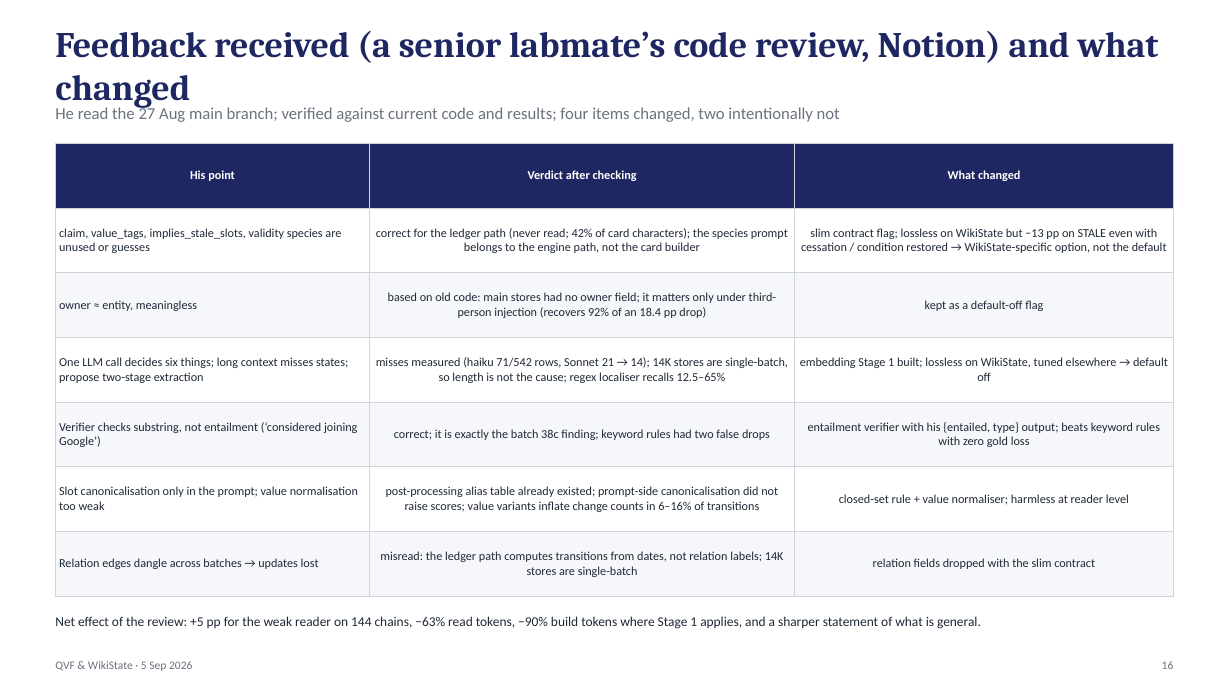
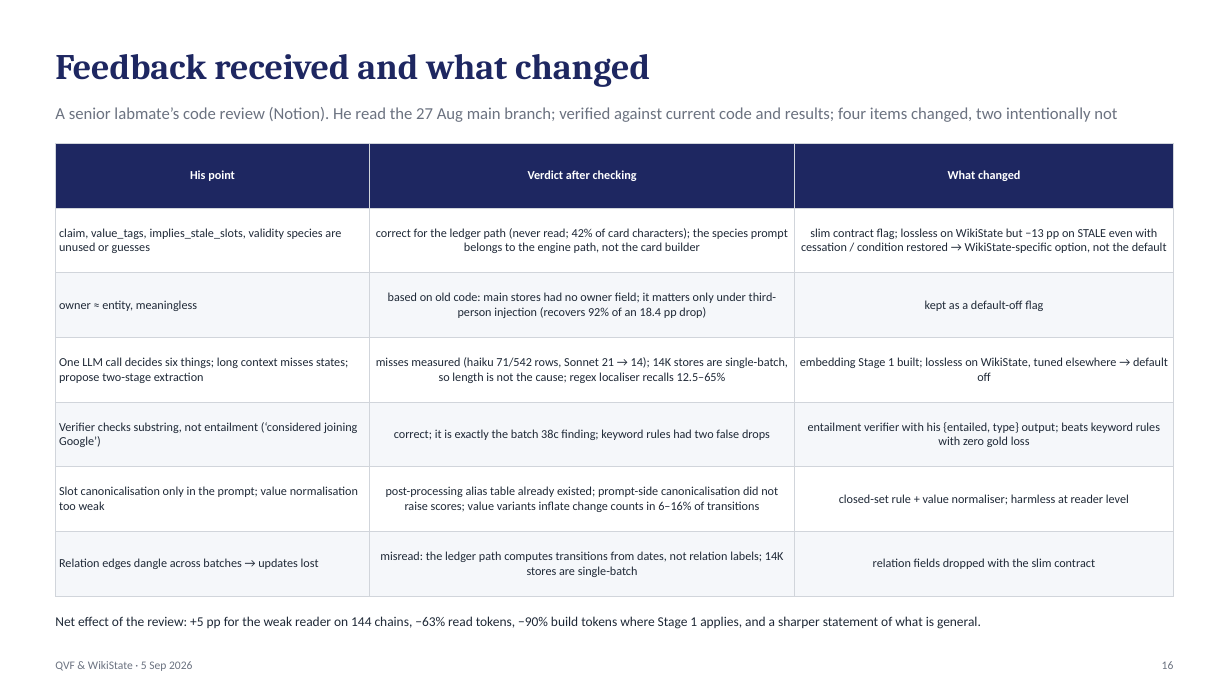
Before and after one commit to jeremyz12/qvf_withcontroller, a slide deck: slide 16 of results/talk_qvf_wikistate_20260905.pptx. Drawn at 1232x693 pixels with LibreOffice and Linux fonts; fonts in the diff are those of the drawing. Boxes give left, top, right and bottom in pixels: in the first picture for what was removed or moved away, otherwise in the second. Text is boxed around its words. In the diff, an @@ line names an element or a change of style, - is before the commit and + after.

Commit message:
deck:反馈页标题缩短

```diff
--- a/results/talk_qvf_wikistate_20260905.pptx
+++ b/results/talk_qvf_wikistate_20260905.pptx
@@ text at bbox=[55, 54, 650, 87]: text changed @@
-Feedback received (a senior labmate’s code review, Notion) and what changed
+Feedback received and what changed
@@ text at bbox=[55, 107, 1117, 122]: text changed @@
-He read the 27 Aug main branch; verified against current code and results; four items changed, two intentionally not
+A senior labmate’s code review (Notion). He read the 27 Aug main branch; verified against current code and results; four items changed, two intentionally not
```
Also in this commit, not shown: 1 other file.
